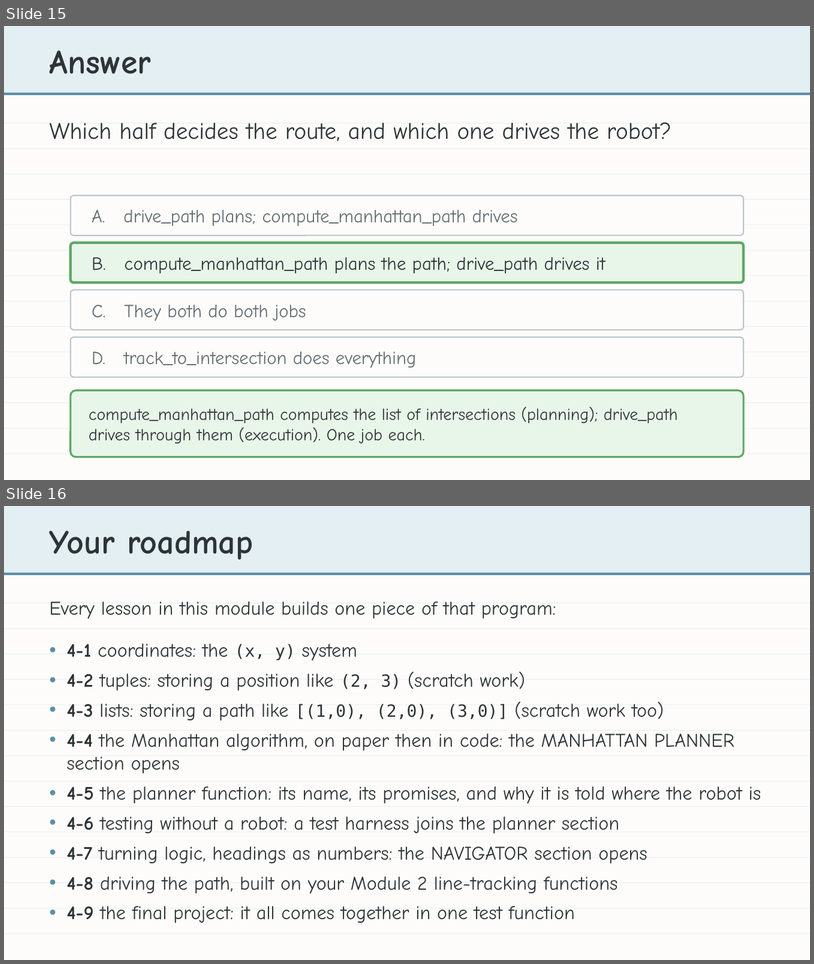
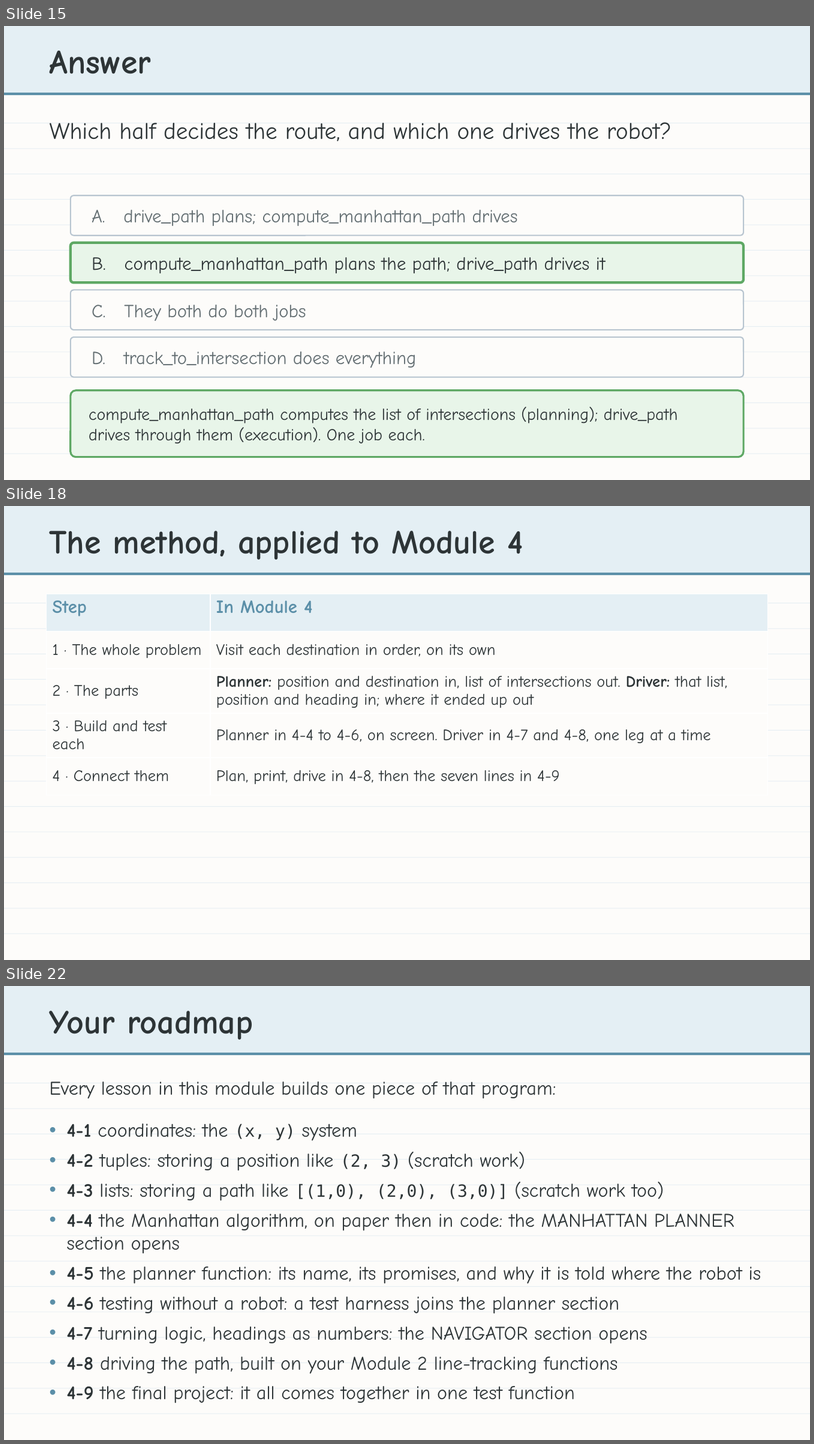
Before and after one commit to bradamiller/LearningPython, a slide deck: static/slides/module-04-manhattan/module-4-lesson-00-overview.pptx. Shown one above the other, each under a label of ours: slides 15 and 16 before the commit, slides 15, 18 and 22 after it; the slides between them are not shown. The pictures are 814x964 and 814x1444 pixels, drawn with LibreOffice and Linux fonts; fonts in the diff are those of the drawing. Boxes give left, top, right and bottom in pixels: in the first picture for what was removed or moved away, otherwise in the second. Text is boxed around its words. In the diff, an @@ line names an element or a change of style, - is before the commit and + after.

```diff
--- a/static/slides/module-04-manhattan/module-4-lesson-00-overview.pptx
+++ b/static/slides/module-04-manhattan/module-4-lesson-00-overview.pptx
@@ slide 18 added at bbox=[4, 506, 810, 960], background #FDFCFA @@
@@ rectangle added at bbox=[4, 506, 810, 573], fill #E4EFF4 @@
@@ text added at bbox=[50, 531, 523, 559], 40 pt, text #2D3436, bold @@
+The method, applied to Module 4
@@ rectangle added at bbox=[4, 573, 810, 575], fill #5B8FA8 @@
@@ table added at bbox=[47, 594, 768, 786], 5 rows, 2 columns @@
+Step | In Module 4
+1 · The whole problem | Visit each destination in order, on its own
+2 · The parts | Planner: position and destination in, list of intersections out. Driver: that list, position and heading in; where it ended up out
+3 · Build and test each | Planner in 4-4 to 4-6, on screen. Driver in 4-7 and 4-8, one leg at a time
+4 · Connect them | Plan, print, drive in 4-8, then the seven lines in 4-9
@@ rectangle added at bbox=[4, 603, 810, 603], fill #E6EEF3 @@
@@ rectangle added at bbox=[4, 628, 810, 629], fill #E6EEF3 @@
@@ rectangle added at bbox=[4, 654, 810, 654], fill #E6EEF3 @@
@@ rectangle added at bbox=[4, 679, 810, 679], fill #E6EEF3 @@
@@ rectangle added at bbox=[4, 705, 810, 705], fill #E6EEF3 @@
@@ rectangle added at bbox=[4, 730, 810, 730], fill #E6EEF3 @@
@@ rectangle added at bbox=[4, 755, 810, 756], fill #E6EEF3 @@
@@ rectangle added at bbox=[4, 781, 810, 781], fill #E6EEF3 @@
@@ rectangle added at bbox=[4, 806, 810, 807], fill #E6EEF3 @@
@@ rectangle added at bbox=[4, 831, 810, 832], fill #E6EEF3 @@
@@ rectangle added at bbox=[4, 857, 810, 858], fill #E6EEF3 @@
@@ rectangle added at bbox=[4, 882, 810, 883], fill #E6EEF3 @@
@@ rectangle added at bbox=[4, 907, 810, 908], fill #E6EEF3 @@
@@ rectangle added at bbox=[4, 933, 810, 934], fill #E6EEF3 @@
@@ what was slide 16 is now slide 22 @@
```
Also in this commit, not shown: 2 slides changed, 5 other slides added, 20 other files.
